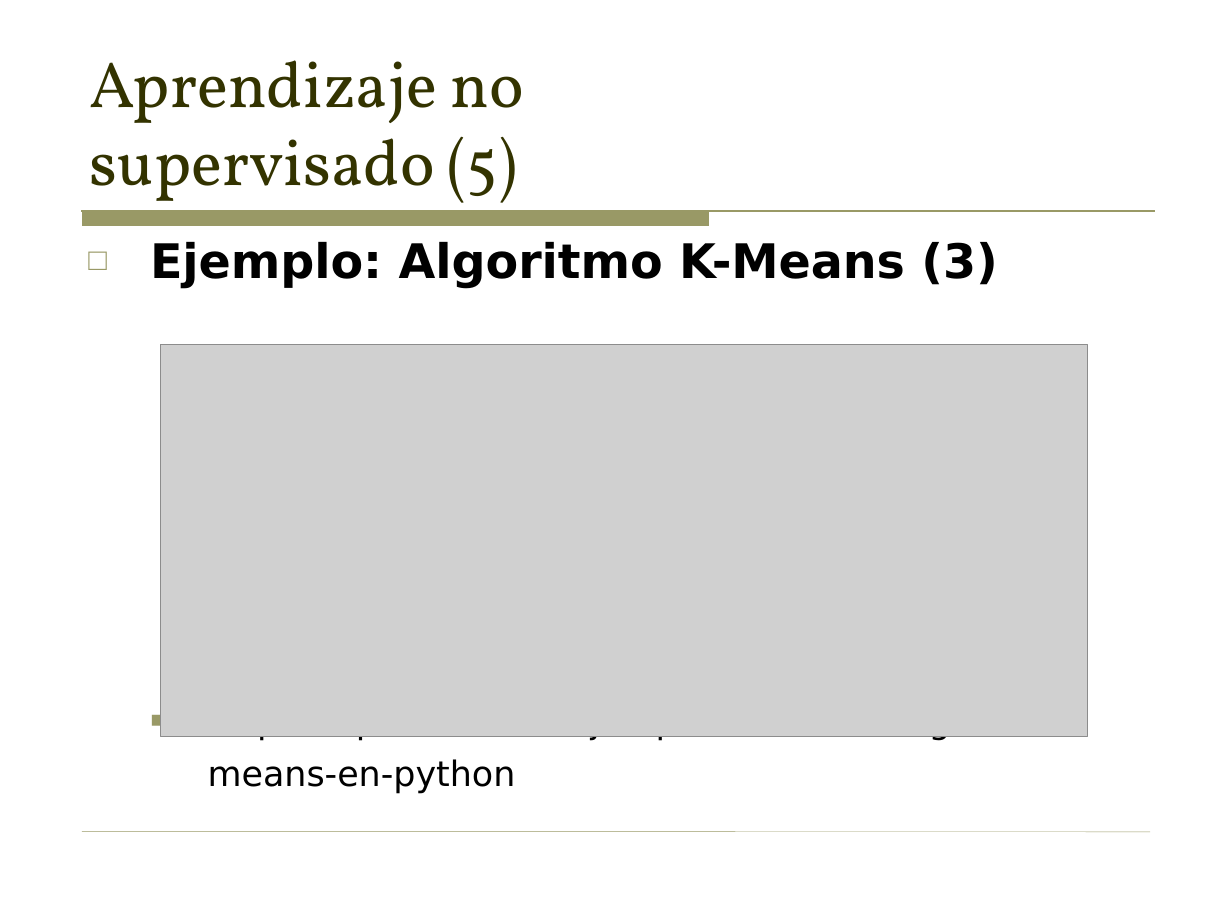
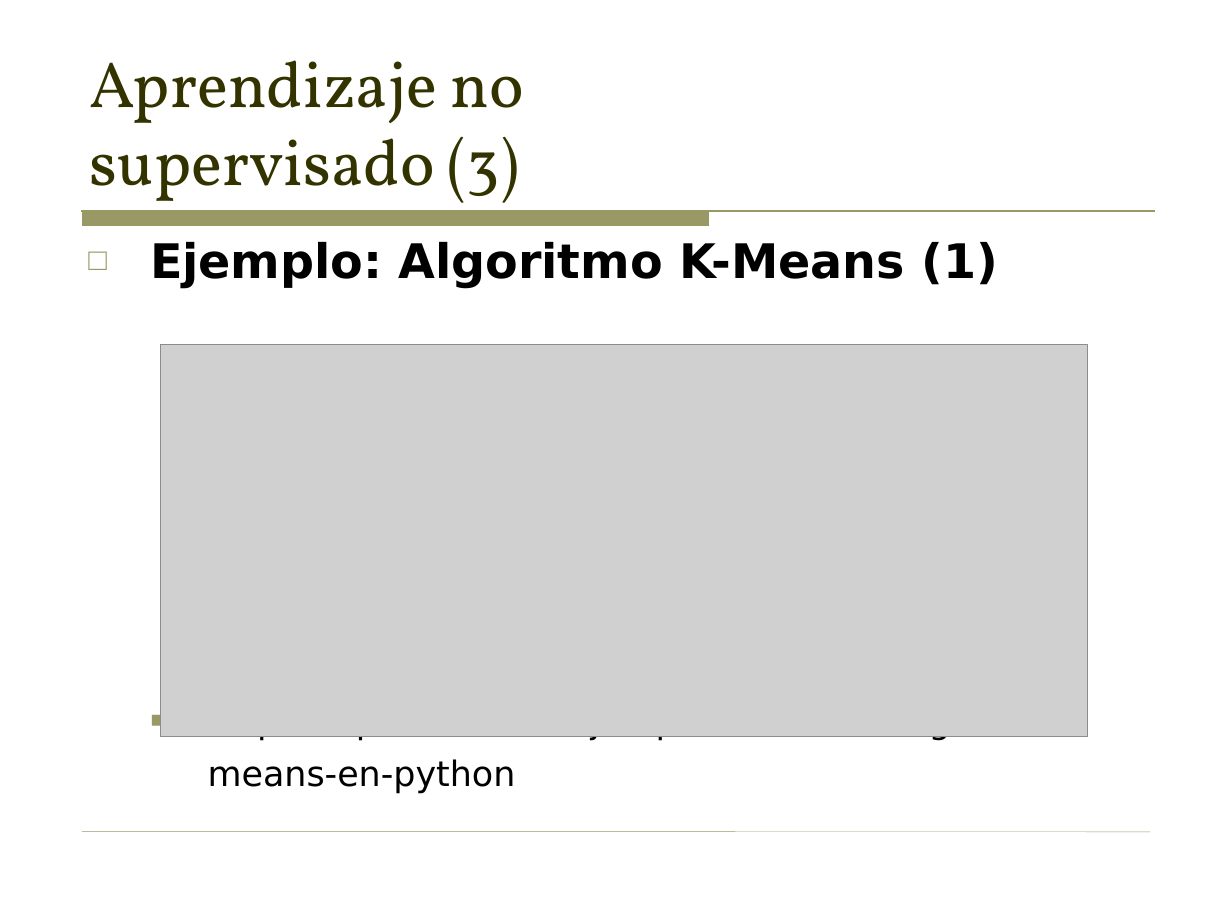
Before and after one commit to sergarb1/TallerAprendizajeAutomaticoPython, a slide deck: slide 29 of Taller - Introduccion al aprendizaje automatico (Supervisado y no supervisado).odp (slide 35 before the commit). Drawn at 1232x924 pixels with LibreOffice and Linux fonts; fonts in the diff are those of the drawing; grey boxes stand for pictures. Boxes give left, top, right and bottom in pixels: in the first picture for what was removed or moved away, otherwise in the second. Text is boxed around its words. In the diff, an @@ line names an element or a change of style, - is before the commit and + after.

```diff
--- a/Taller - Introduccion al aprendizaje automatico (Supervisado y no supervisado).odp
+++ b/Taller - Introduccion al aprendizaje automatico (Supervisado y no supervisado).odp
@@ title at (x1=89, y1=60, x2=523, y2=214): text changed @@
-Aprendizaje no
-supervisado (5)
+Aprendizaje no
+supervisado (3)
@@ text at (x1=150, y1=242, x2=997, y2=289): text changed @@
-□ Ejemplo: Algoritmo K-Means (3)
+□ Ejemplo: Algoritmo K-Means (1)
```
Also in this commit, not shown: 3 other slides changed, 4 slides removed, 11 other files.
